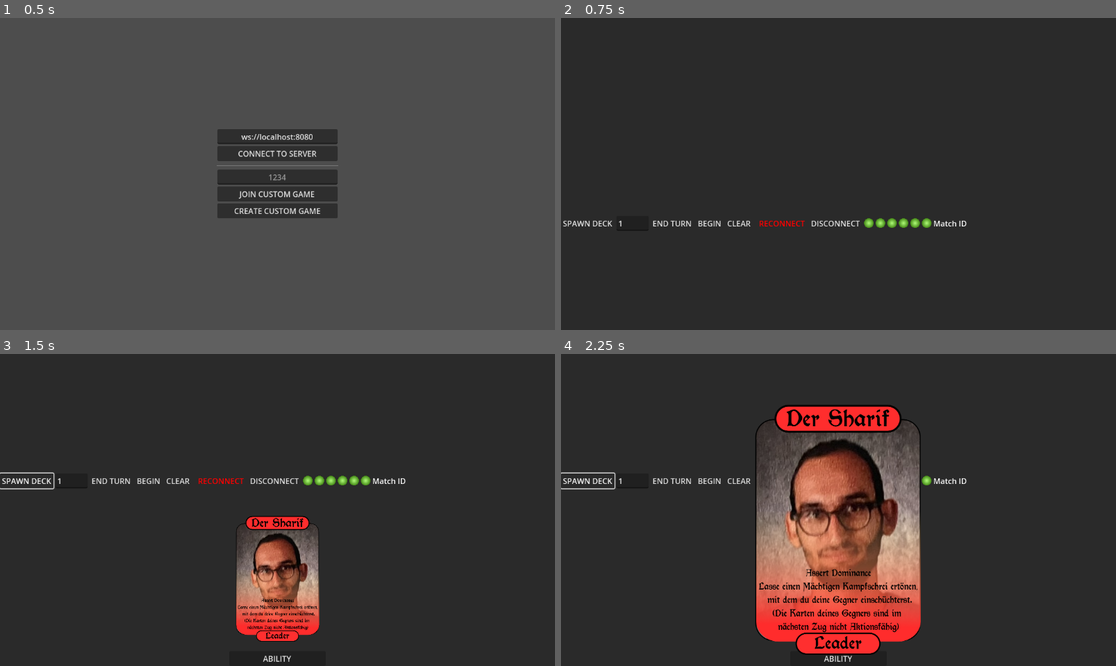
Above: before the commit, frames 1-4 (two rows, left to right).
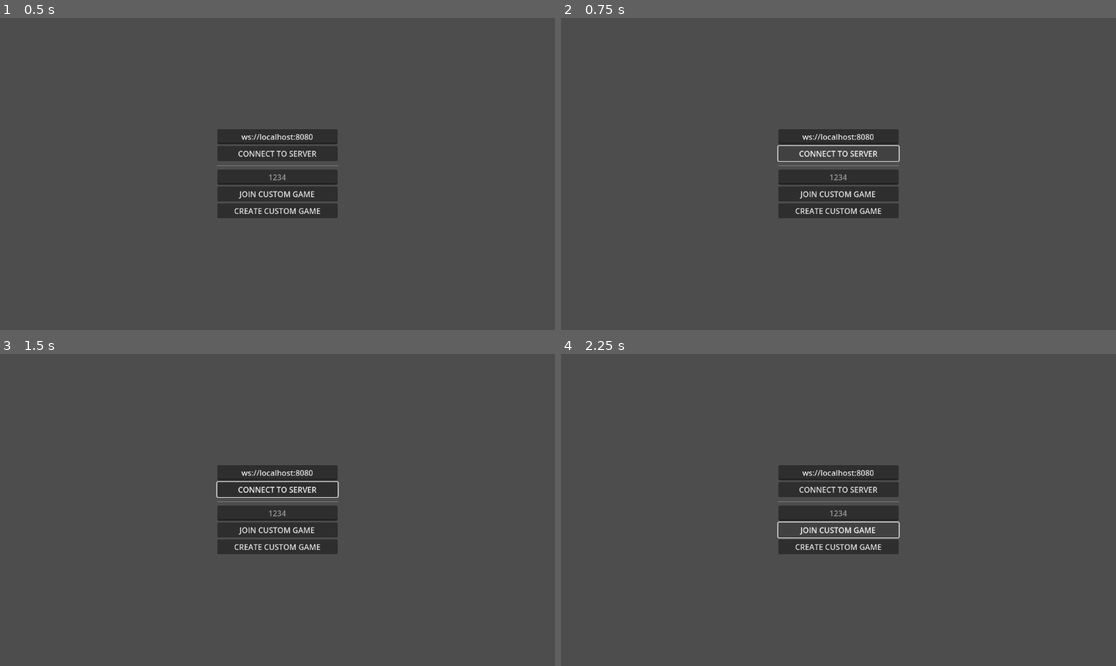
Above: after the commit, the same moments.

Repository: SpaceWAGdev/card-multiplayer
Game: Godot game, scene res://menu.tscn
Two runs of this game, one before a commit and one after it. Both use one fixed random seed, a clock stepped at 60 frames per second and the inputs below.
Inputs (mouse positions are in pixels of both pictures, inside the frame that each line leads up to):
- Up to frame 1 (0.5 s): no input
- Up to frame 2 (0.75 s): click "CONNECT TO SERVER" at 0.5 s
- Up to frame 3 (1.5 s): click (27, 559) at 1.25 s, where only the run before the commit has a clickable "SPAWN DECK"
- Up to frame 4 (2.25 s): click (838, 528) at 2 s, where only the run after the commit has a clickable "JOIN CUSTOM GAME"

Frame 1 is identical in both runs. In frame 2, 95% of the frame differs, in the area x 0-100%, y 0-100%; in frame 3, 96%; in frame 4, 98%.

Commit message:
Match selection, new app flow

Diff:
--- a/card_base.gd
+++ b/card_base.gd
@@ -18,7 +18,7 @@
 	var width = image.get_child(0).texture.get_width()
 	var height = image.get_child(0).texture.get_height()
 
-	# image gets centered over the original card0
+	# image gets centered over the original card
 	image.position = Vector2((image.position.x + width / 4 * image.scale.x ), (image.position.y + height / 6 * image.scale.y) - delta_y_position)
 
 	self.add_child(image)
--- a/game.tscn
+++ b/game.tscn
@@ -36,38 +36,17 @@
 layout_mode = 2
 theme_override_constants/separation = 30
 
-[node name="REMOTE_PLAYAREA" type="HBoxContainer" parent="VBoxContainer"]
-unique_name_in_owner = true
-layout_mode = 2
-size_flags_vertical = 3
-alignment = 1
-
-[node name="LOCAL_PLAYAREA" type="HBoxContainer" parent="VBoxContainer"]
-unique_name_in_owner = true
-layout_mode = 2
-size_flags_vertical = 3
-alignment = 1
-
 [node name="DebugUI" type="HBoxContainer" parent="VBoxContainer"]
 layout_mode = 2
 
-[node name="SpawnButton" type="Button" parent="VBoxContainer/DebugUI"]
+[node name="StartButton" type="Button" parent="VBoxContainer/DebugUI"]
 layout_mode = 2
-text = "SPAWN DECK"
+text = "BEGIN"
 flat = true
-
-[node name="LineEdit" type="LineEdit" parent="VBoxContainer/DebugUI"]
-layout_mode = 2
-text = "1"
 
 [node name="EndTurnButton" type="Button" parent="VBoxContainer/DebugUI"]
 layout_mode = 2
 text = "END TURN"
-flat = true
-
-[node name="StartButton" type="Button" parent="VBoxContainer/DebugUI"]
-layout_mode = 2
-text = "BEGIN"
 flat = true
 
 [node name="ClearButton" type="Button" parent="VBoxContainer/DebugUI"]
@@ -116,15 +95,26 @@
 layout_mode = 2
 text = "Match ID"
 
+[node name="REMOTE_PLAYAREA" type="HBoxContainer" parent="VBoxContainer"]
+unique_name_in_owner = true
+layout_mode = 2
+size_flags_vertical = 3
+alignment = 1
+
+[node name="LOCAL_PLAYAREA" type="HBoxContainer" parent="VBoxContainer"]
+unique_name_in_owner = true
+layout_mode = 2
+size_flags_vertical = 3
+alignment = 1
+
 [node name="LOCAL_HAND" type="HBoxContainer" parent="VBoxContainer"]
 unique_name_in_owner = true
 layout_mode = 2
 size_flags_vertical = 3
 alignment = 1
 
-[connection signal="pressed" from="VBoxContainer/DebugUI/SpawnButton" to="." method="_dbg_spawn_card"]
+[connection signal="pressed" from="VBoxContainer/DebugUI/StartButton" to="." method="_dbg_begin"]
 [connection signal="pressed" from="VBoxContainer/DebugUI/EndTurnButton" to="." method="finish_round"]
-[connection signal="pressed" from="VBoxContainer/DebugUI/StartButton" to="." method="_dbg_begin"]
 [connection signal="pressed" from="VBoxContainer/DebugUI/ClearButton" to="." method="reset_game"]
 [connection signal="pressed" from="VBoxContainer/DebugUI/Connect WS" to="." method="connect_ws"]
 [connection signal="pressed" from="VBoxContainer/DebugUI/Disconnect WS" to="." method="disconnect_ws"]
--- a/helpers.gd
+++ b/helpers.gd
@@ -1,7 +1,7 @@
 extends Node
 const uuid_util = preload("res://addons/uuid/uuid.gd")
 
-func load_text_file(path):
+func load_text_file(path: String):
 	var file = FileAccess.open(path, FileAccess.READ)
 	if file == null:
 		printerr("Error opening card list")
@@ -9,5 +9,9 @@
 	file.close()
 	return text
 
+func list_directory(path: String):
+	var dir = DirAccess.open(path)
+	return dir.get_files() as Array
+
 static func generate_uuid():
 	return uuid_util.v4()
--- a/main_game.gd
+++ b/main_game.gd
@@ -39,6 +39,7 @@
 	init_card_areas()
 	GameState.on_enter_selectmode.connect(_dbg_display_select_mode)
 	GameState.on_exit_selectmode.connect(_dbg_clear_select_mode)
+	load_deck(GameState.DECK_PATH)
 
 
 func init_card_areas():
@@ -70,10 +71,12 @@
 		while socket.get_available_packet_count():
 			var packet = socket.get_packet()
 			print("Packet: ", packet.get_string_from_utf8())
+			# TODO: Switch to new JSON message format
 			if packet.get_string_from_utf8().contains("ROUNDOVER"):
 				GameState.begin_turn()
 				start_round()
 				$VBoxContainer/DebugUI/RoundCounter.text = str(ROUND)
+			# TODO: Switch to new JSON message format
 			if packet.get_string_from_utf8().contains("MATCH:"):
 				GameState.MATCH_ID = packet.get_string_from_utf8().split(":")[1]
 			else:
@@ -98,7 +101,7 @@
 		if socket.get_ready_state() == socket.STATE_OPEN:
 			$"VBoxContainer/DebugUI/Connect WS".set("theme_override_colors/font_color", Color.GREEN_YELLOW)
 			# Send the message once the connection is open
-			socket.send(message)
+			socket.send_text(message)
 			return true
 
 		current_attempt += 1
@@ -215,7 +218,7 @@
 		return null
 
 func load_deck(deck_name: String):
-	var deck = JSON.parse_string(Helpers.load_text_file("res://Decks/" + deck_name + ".json"))
+	var deck = JSON.parse_string(Helpers.load_text_file("res://Decks/" + deck_name))
 	create_card_instance(get_card_data(deck["leader"]), false, "LOCAL_HAND")
 	for card in deck["cards"]:
 		print(card)
@@ -257,9 +260,6 @@
 	decorate_card(card, new_location, card.data)
 
 	print(new_location_node.name, new_location_node.get_children())
-
-func _dbg_spawn_card():
-	load_deck("deck"+$VBoxContainer/DebugUI/LineEdit.text)
 
 func _dbg_begin():
 	GameState.set_game_state(GameState.STATE_LOCALTURN)
@@ -300,7 +300,14 @@
 	for card in MASTER_LOCATION_RECORD["REMOTE_HAND"].get_children():
 		to_sync["REMOTE_HAND"].append(serialize_card(card))
 	var bytes = var_to_bytes_with_objects(to_sync)
-	wait_for_open_connection_and_send_message(bytes)
+
+	var json = JSON.stringify({
+		"type": "Sync",
+		"sync-data" : bytes,
+		"match": GameState.MATCH_ID
+	})
+
+	wait_for_open_connection_and_send_message(json)
 
 func replace_areas(data: PackedByteArray):
 	print(bytes_to_var_with_objects(data))
--- /dev/null
+++ b/match_select.gd
@@ -0,0 +1,27 @@
+extends Control
+
+@export var decks: Array
+
+func _ready() -> void:
+	update_deck_list_mapping()
+
+func update_deck_list_mapping() -> void:
+	var deck_list = Helpers.list_directory("res://Decks")
+	deck_list = deck_list.filter(func(file: String):
+		return file.get_file()
+		)
+	decks = [null] + deck_list
+	var deck_select_btn: OptionButton = %DeckSelect as OptionButton
+	deck_select_btn.clear()
+	for i in range(1, len(decks)):
+		deck_select_btn.add_item(JSON.parse_string(Helpers.load_text_file("res://Decks/".path_join(decks[i])))["name"], i)
+	print(decks)
+
+func on_deck_selection_changed(i: int) -> void:
+	GameState.DECK_PATH = decks[i]
+
+func on_debug_state_changed(value: bool) -> void:
+	pass
+
+func start_game() -> void:
+	pass # Replace with function body.
--- /dev/null
+++ b/match_select.tscn
@@ -0,0 +1,46 @@
+[gd_scene load_steps=2 format=3 uid="uid://cwaygpee26s8r"]
+
+[ext_resource type="Script" path="res://match_select.gd" id="1_b1amd"]
+
+[node name="Control" type="Control"]
+layout_mode = 3
+anchors_preset = 8
+anchor_left = 0.5
+anchor_top = 0.5
+anchor_right = 0.5
+anchor_bottom = 0.5
+grow_horizontal = 2
+grow_vertical = 2
+script = ExtResource("1_b1amd")
+
+[node name="CenterContainer" type="CenterContainer" parent="."]
+layout_mode = 0
+offset_right = 40.0
+offset_bottom = 40.0
+
+[node name="VBoxContainer" type="VBoxContainer" parent="CenterContainer"]
+layout_mode = 2
+
+[node name="DeckSelect" type="OptionButton" parent="CenterContainer/VBoxContainer"]
+unique_name_in_owner = true
+layout_mode = 2
+item_count = 2
+selected = 0
+allow_reselect = true
+popup/item_0/text = "Select Deck"
+popup/item_0/id = 0
+popup/item_1/text = ""
+popup/item_1/id = 1
+
+[node name="CheckButton" type="CheckButton" parent="CenterContainer/VBoxContainer"]
+layout_mode = 2
+text = "Debug Mode"
+
+[node name="Button" type="Button" parent="CenterContainer/VBoxContainer"]
+layout_mode = 2
+theme_override_colors/icon_normal_color = Color(0.568627, 0.776471, 0, 1)
+text = "START GAME"
+
+[connection signal="item_selected" from="CenterContainer/VBoxContainer/DeckSelect" to="." method="on_deck_selection_changed"]
+[connection signal="toggled" from="CenterContainer/VBoxContainer/CheckButton" to="." method="on_debug_state_changed"]
+[connection signal="pressed" from="CenterContainer/VBoxContainer/Button" to="." method="start_game"]
--- a/menu.gd
+++ b/menu.gd
@@ -8,4 +8,28 @@
 	if url == "":
 		return
 	GameState.WS_SERVER_URL = url
+	# switch_scene()
+
+func join_match_with_key():
+	connect_to_server("")
+	%MatchID.select_all()
+	var id = %MatchID.get_selected_text()
+	%MatchID.deselect()
+
+	GameState.SETUP_MESSAGE = JSON.stringify({
+		"type" : "Control",
+		"control-operation" : "JOIN_MATCH",
+		"control-arguments" : {
+			"id": id },
+		"user": GameState.PLAYER_ID,
+		"match": GameState.MATCH_ID
+	})
+
+func create_match_with_key():
+	connect_to_server("")
+
+func request_matchmaking():
+	connect_to_server("")
+
+func switch_scene():
 	get_tree().change_scene_to_file("res://game.tscn")
--- a/menu.tscn
+++ b/menu.tscn
@@ -38,7 +38,7 @@
 layout_mode = 2
 theme_override_constants/separation = 10
 
-[node name="URLField2" type="LineEdit" parent="CenterContainer/VBoxContainer"]
+[node name="MatchID" type="LineEdit" parent="CenterContainer/VBoxContainer"]
 unique_name_in_owner = true
 custom_minimum_size = Vector2(250, 0)
 layout_mode = 2
@@ -58,6 +58,6 @@
 
 [connection signal="text_submitted" from="CenterContainer/VBoxContainer/URLField" to="." method="connect_to_server"]
 [connection signal="pressed" from="CenterContainer/VBoxContainer/Button" to="." method="connect_to_server"]
-[connection signal="text_submitted" from="CenterContainer/VBoxContainer/URLField2" to="." method="connect_to_server"]
+[connection signal="text_submitted" from="CenterContainer/VBoxContainer/MatchID" to="." method="connect_to_server"]
 [connection signal="pressed" from="CenterContainer/VBoxContainer/Button2" to="." method="connect_to_server"]
 [connection signal="pressed" from="CenterContainer/VBoxContainer/Button3" to="." method="connect_to_server"]
--- a/static_game_state.gd
+++ b/static_game_state.gd
@@ -18,13 +18,21 @@
 }
 
 var WS_SERVER_URL = "ws://localhost:8080"
+
+var SETUP_MESSAGE = ""
+
 var MATCH_ID = null
 
+var DECK_PATH = "deck1.json"
+
+var DEBUG_MODE = false
 
 var IS_BEGINNER = false
 
 var GAME_STATE = STATE_STARTING
 var GAME_MODE = MODE_DISABLED
+
+var PLAYER_ID = Helpers.generate_uuid()
 
 func set_game_state(state):
 	GAME_STATE = state
Not shown, changed: app_flow.md
Not shown, changed: server.py
